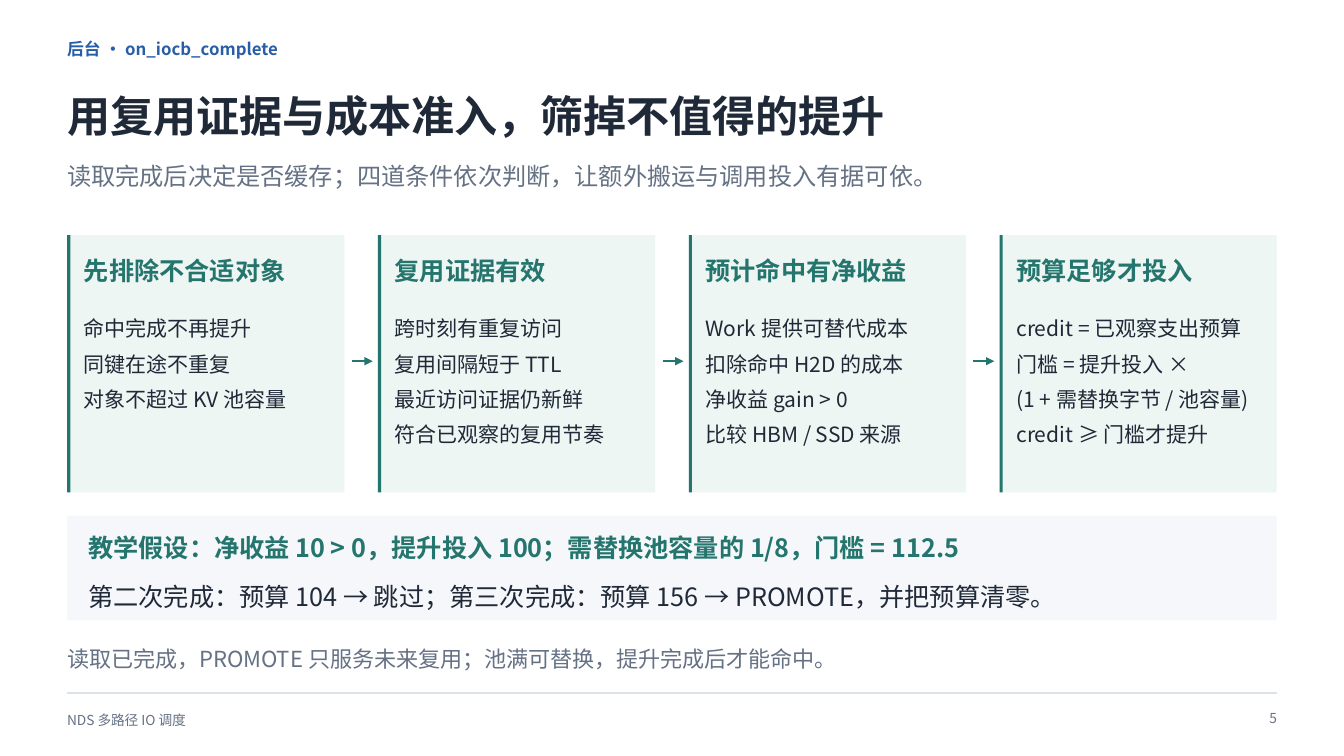
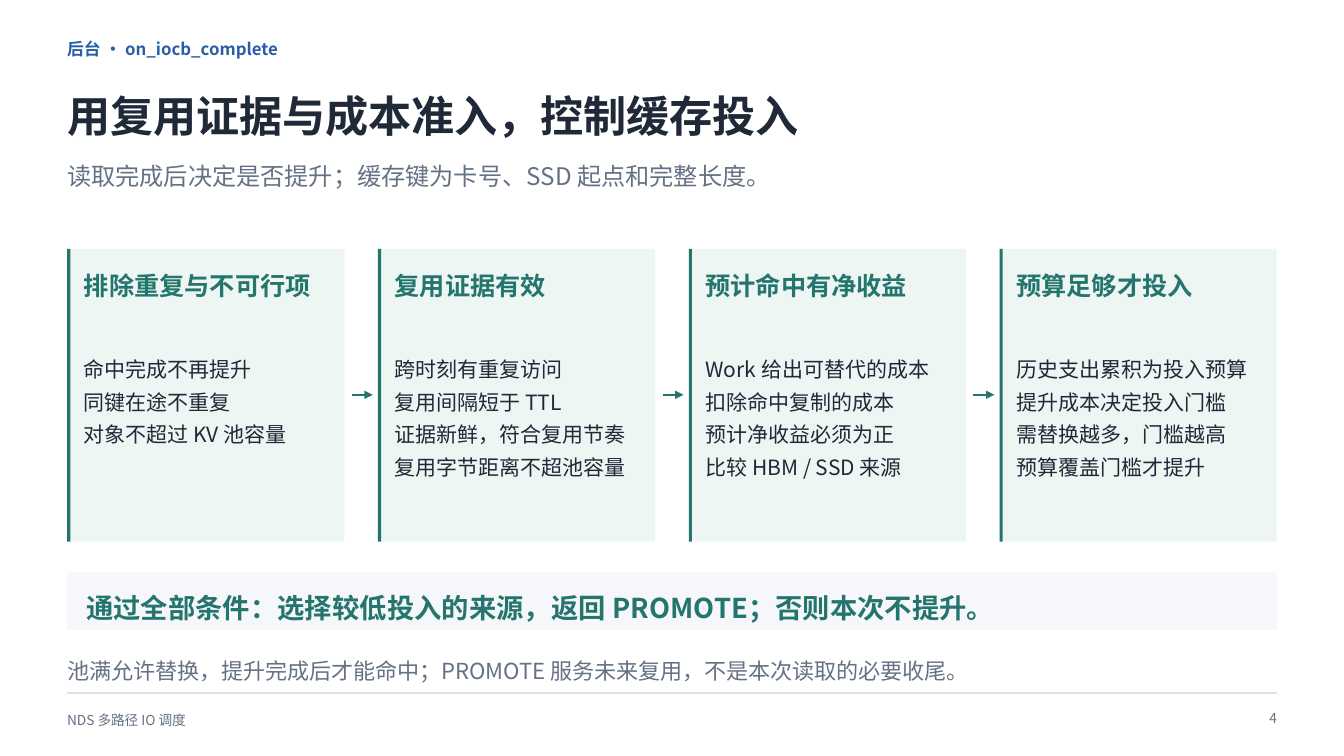
Before and after one commit to dpj135/hackathon, a slide deck: slide 5 of submissions/kaisennhu/07_答辩PPT/答辩介绍.pptx (slide 6 before the commit). Drawn at 1344x756 pixels with LibreOffice and Linux fonts; fonts in the diff are those of the drawing. Boxes give left, top, right and bottom in pixels: in the first picture for what was removed or moved away, otherwise in the second. Text is boxed around its words. In the diff, an @@ line names an element or a change of style, - is before the commit and + after.

```diff
--- a/submissions/kaisennhu/07_答辩PPT/答辩介绍.pptx
+++ b/submissions/kaisennhu/07_答辩PPT/答辩介绍.pptx
@@ text at [67,95,799,138]: text changed @@
-用复用证据与成本准入，筛掉不值得的提升
+用复用证据与成本准入，控制缓存投入
@@ text at [67,164,770,189]: text changed @@
-读取完成后决定是否缓存；四道条件依次判断，让额外搬运与调用投入有据可依。
+读取完成后决定是否提升；缓存键为卡号、SSD 起点和完整长度。
@@ rectangle: place and size @@
-rectangle at [68,235,345,492]
+rectangle at [68,249,345,542]
@@ rectangle: place and size @@
-rectangle at [68,235,71,492]
+rectangle at [68,249,71,542]
@@ rectangle: place and size @@
-rectangle at [378,235,655,492]
+rectangle at [378,249,655,542]
@@ rectangle: place and size @@
-rectangle at [378,235,381,492]
+rectangle at [378,249,381,542]
@@ text "复用证据有效": place and size @@
-text "复用证据有效" at [395,258,546,283]
+text "复用证据有效" at [395,273,546,298]
@@ rectangle: place and size @@
-rectangle at [689,235,966,492]
+rectangle at [689,249,966,542]
@@ rectangle: place and size @@
-rectangle at [689,235,692,492]
+rectangle at [689,249,692,542]
@@ text "预计命中有净收益": place and size @@
-text "预计命中有净收益" at [706,258,908,283]
+text "预计命中有净收益" at [706,273,908,298]
@@ rectangle: place and size @@
-rectangle at [1000,235,1277,492]
+rectangle at [1000,249,1277,542]
@@ rectangle: place and size @@
-rectangle at [1000,235,1003,492]
+rectangle at [1000,249,1003,542]
@@ text "预算足够才投入": place and size @@
-text "预算足够才投入" at [1016,258,1192,283]
+text "预算足够才投入" at [1016,273,1192,298]
@@ text at [84,273,311,298]: text changed @@
-先排除不合适对象
+排除重复与不可行项
@@ less space between paragraphs in 4 elements at [395,273,546,298], [706,273,908,298], [1016,273,1192,298], [84,359,287,444] @@
@@ text "命中完成不再提升": place and size @@
-text "命中完成不再提升" at [84,318,287,409]
+text "命中完成不再提升" at [84,359,287,444]
@@ text at [395,359,563,412]: less space between paragraphs @@
@@ text "跨时刻有重复访问": place and size @@
-text "跨时刻有重复访问" at [395,318,605,444]
+text "跨时刻有重复访问" at [395,359,626,477]
@@ text at [706,359,929,444]: text changed @@
-Work 提供可替代成本
-扣除命中 H2D 的成本
-净收益 gain > 0
+Work 给出可替代的成本
+扣除命中复制的成本
+预计净收益必须为正
@@ text "Work 给出可替代的成本": place and size @@
-text "Work 给出可替代的成本" at [706,318,908,444]
+text "Work 给出可替代的成本" at [706,359,929,477]
@@ text at [1016,359,1247,477]: text changed @@
-credit = 已观察支出预算
-门槛 = 提升投入 ×
-(1 + 需替换字节 / 池容量)
-credit ≥ 门槛才提升
+历史支出累积为投入预算
+提升成本决定投入门槛
+需替换越多，门槛越高
+预算覆盖门槛才提升
@@ 3 arrows: place and size @@
-3 arrows at [352,361,994,361]
+3 arrows at [352,395,994,395]
@@ text at [395,424,626,477]: text changed @@
-最近访问证据仍新鲜
-符合已观察的复用节奏
+证据新鲜，符合复用节奏
+复用字节距离不超池容量
@@ text at [706,457,902,477]: less space between paragraphs @@
@@ text removed at [88,535,959,562] @@
-教学假设：净收益 10 > 0，提升投入 100；需替换池容量的 1/8，门槛 = 112.5
@@ rectangle: place and size @@
-rectangle at [68,515,1277,620]
+rectangle at [68,573,1277,630]
@@ text added at [86,594,995,623], 19.5 pt, text #24756D, bold @@
+通过全部条件：选择较低投入的来源，返回 PROMOTE；否则本次不提升。
@@ text removed at [88,584,1056,610] @@
-第二次完成：预算 104 → 跳过；第三次完成：预算 156 → PROMOTE，并把预算清零。
@@ text at [67,660,968,682]: text changed @@
-读取已完成，PROMOTE 只服务未来复用；池满可替换，提升完成后才能命中。
+池满允许替换，提升完成后才能命中；PROMOTE 服务未来复用，不是本次读取的必要收尾。
@@ text at [1269,713,1277,723]: text changed @@
-5
+4
```
Also in this commit, not shown: 5 other slides changed, 2 slides added, 5 slides removed, 5 other files.
